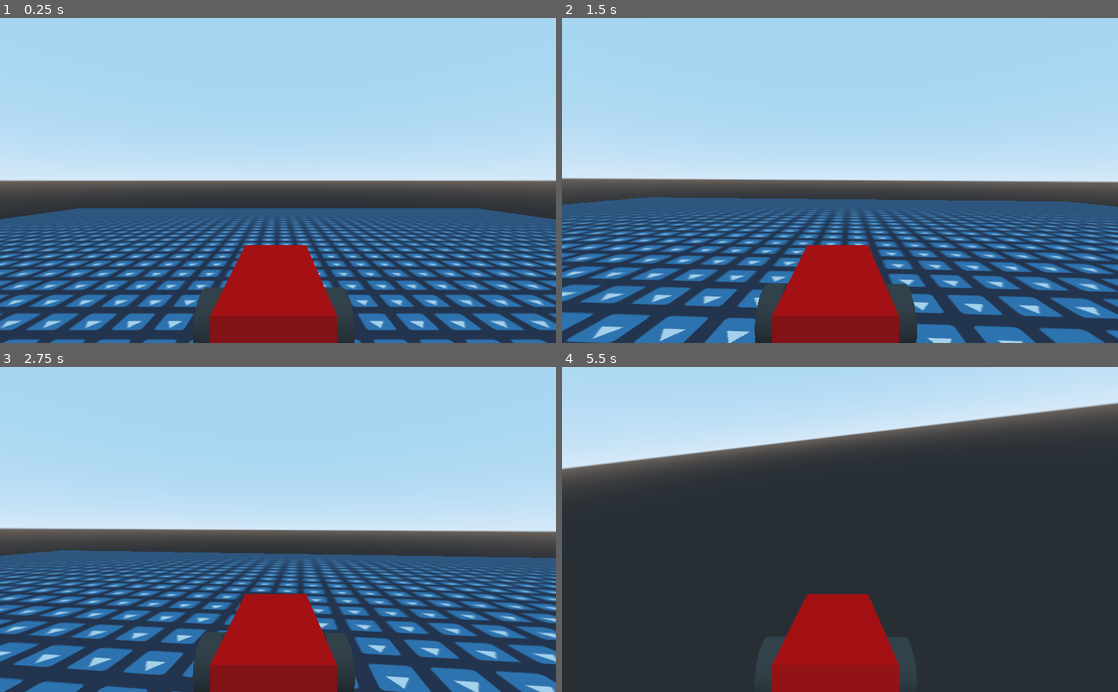
Above: before the commit, frames 1-4 (two rows, left to right).
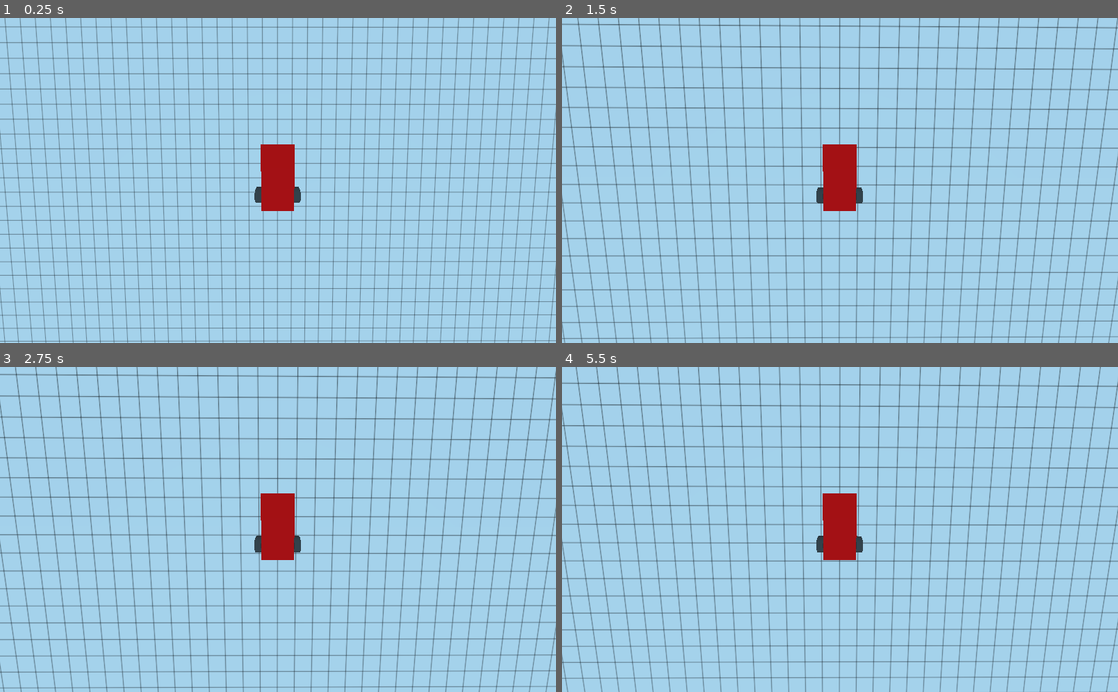
Above: after the commit, the same moments.

Repository: eellak/fossbot-web-simulator
Game: Godot game, scene res://Spatial.tscn
Same seed, same stepped clock (60 frames per second), same inputs: the game is played once before the commit and once after it. The project has no main scene, so this scene is started directly. The engine's default icon, where the game draws it, is replaced by a stand-in: a white triangle on a blue panel in a dark square.
Inputs:
- Up to frame 1 (0.25 s): no input
- Up to frame 2 (1.5 s): hold D (right) 0.53-1.28 s; hold S (back) from 1.28 s (still down)
- Up to frame 3 (2.75 s): release S (back) at 2.03 s; hold D (right) from 2.03 s (still down)
- Up to frame 4 (5.5 s): release D (right) at 2.78 s; hold W (forward) 2.78-3.53 s; hold A (left) 3.53-5.03 s; hold S (back) from 5.03 s (still down)

The runs differ from the first frame. In frame 1, 66% of the frame differs, in the area x 0-100%, y 0-100%; in frame 2, 65%; in frame 3, 65%; in frame 4, 92%.

Commit message:
caster lined up

Diff:
--- a/godot/Spatial.tscn
+++ b/godot/Spatial.tscn
@@ -1,18 +1,18 @@
 [gd_scene load_steps=12 format=2]
 
 [ext_resource path="res://car.gd" type="Script" id=1]
-[ext_resource path="res://icon.png" type="Texture" id=2]
+[ext_resource path="res://square.jpg" type="Texture" id=2]
 
 [sub_resource type="CubeMesh" id=1]
-size = Vector3( 50, 1, 50 )
+size = Vector3( 100, 1, 100 )
 
 [sub_resource type="SpatialMaterial" id=8]
 flags_world_triplanar = true
 albedo_texture = ExtResource( 2 )
 uv1_triplanar = true
 
-[sub_resource type="ConcavePolygonShape" id=5]
-data = PoolVector3Array( -25, 0.5, 25, 25, 0.5, 25, -25, -0.5, 25, 25, 0.5, 25, 25, -0.5, 25, -25, -0.5, 25, 25, 0.5, -25, -25, 0.5, -25, 25, -0.5, -25, -25, 0.5, -25, -25, -0.5, -25, 25, -0.5, -25, 25, 0.5, 25, 25, 0.5, -25, 25, -0.5, 25, 25, 0.5, -25, 25, -0.5, -25, 25, -0.5, 25, -25, 0.5, -25, -25, 0.5, 25, -25, -0.5, -25, -25, 0.5, 25, -25, -0.5, 25, -25, -0.5, -25, 25, 0.5, 25, -25, 0.5, 25, 25, 0.5, -25, -25, 0.5, 25, -25, 0.5, -25, 25, 0.5, -25, -25, -0.5, 25, 25, -0.5, 25, -25, -0.5, -25, 25, -0.5, 25, 25, -0.5, -25, -25, -0.5, -25 )
+[sub_resource type="ConcavePolygonShape" id=10]
+data = PoolVector3Array( -50, 0.5, 50, 50, 0.5, 50, -50, -0.5, 50, 50, 0.5, 50, 50, -0.5, 50, -50, -0.5, 50, 50, 0.5, -50, -50, 0.5, -50, 50, -0.5, -50, -50, 0.5, -50, -50, -0.5, -50, 50, -0.5, -50, 50, 0.5, 50, 50, 0.5, -50, 50, -0.5, 50, 50, 0.5, -50, 50, -0.5, -50, 50, -0.5, 50, -50, 0.5, -50, -50, 0.5, 50, -50, -0.5, -50, -50, 0.5, 50, -50, -0.5, 50, -50, -0.5, -50, 50, 0.5, 50, -50, 0.5, 50, 50, 0.5, -50, -50, 0.5, 50, -50, 0.5, -50, 50, 0.5, -50, -50, -0.5, 50, 50, -0.5, 50, -50, -0.5, -50, 50, -0.5, 50, 50, -0.5, -50, -50, -0.5, -50 )
 
 [sub_resource type="CubeMesh" id=2]
 size = Vector3( 1.5, 0.5, 3 )
@@ -46,21 +46,23 @@
 [node name="StaticBody" type="StaticBody" parent="ground"]
 
 [node name="CollisionShape" type="CollisionShape" parent="ground/StaticBody"]
-shape = SubResource( 5 )
+shape = SubResource( 10 )
 
-[node name="car" type="VehicleBody" parent="."]
-transform = Transform( 1, 0, 0, 0, 1, 0, 0, 0, 1, 0, 1.92306, 0 )
+[node name="fossbot" type="VehicleBody" parent="."]
+transform = Transform( 0.999999, 0, -0.0010472, 0, 1, 0, 0.0010472, 0, 0.999999, 0, 1.92306, 0 )
 script = ExtResource( 1 )
 
-[node name="car-body" type="MeshInstance" parent="car"]
+[node name="car-body" type="MeshInstance" parent="fossbot"]
+transform = Transform( 1, 0, 2.32831e-10, 0, 1, 0, -2.32831e-10, 0, 1, 0, 0, 0 )
 mesh = SubResource( 2 )
 material/0 = SubResource( 3 )
 
-[node name="CollisionShape" type="CollisionShape" parent="car"]
+[node name="CollisionShape" type="CollisionShape" parent="fossbot"]
+transform = Transform( 1, 0, 1.16415e-10, 0, 1, 0, -1.16415e-10, 0, 1, 0, 0, 0 )
 shape = SubResource( 4 )
 
-[node name="front-left-wheel" type="VehicleWheel" parent="car"]
-transform = Transform( 1, 0, 0, 0, 1, 0, 0, 0, 1, -0.0599183, -0.236948, 0.85 )
+[node name="caster-wheel" type="VehicleWheel" parent="fossbot"]
+transform = Transform( 1, 0, 1.62981e-09, 0, 1, 0, -1.62981e-09, 0, 1, -0.0143398, -0.236948, 0.849953 )
 use_as_steering = true
 wheel_radius = 0.2
 suspension_travel = 0.25
@@ -68,12 +70,12 @@
 damping_compression = 2.9
 damping_relaxation = 3.0
 
-[node name="MeshInstance" type="MeshInstance" parent="car/front-left-wheel"]
+[node name="MeshInstance" type="MeshInstance" parent="fossbot/caster-wheel"]
 transform = Transform( -4.37114e-08, -1, 0, 1, -4.37114e-08, 0, 0, 0, 1, 0, 0, 0 )
 mesh = SubResource( 9 )
 material/0 = SubResource( 7 )
 
-[node name="back-left-wheel" type="VehicleWheel" parent="car"]
+[node name="back-left-wheel" type="VehicleWheel" parent="fossbot"]
 transform = Transform( 1, 0, 0, 0, 1, 0, 0, 0, 1, 0.9, 0, -0.85 )
 use_as_traction = true
 wheel_radius = 0.4
@@ -82,12 +84,12 @@
 damping_compression = 1.9
 damping_relaxation = 2.0
 
-[node name="MeshInstance" type="MeshInstance" parent="car/back-left-wheel"]
+[node name="MeshInstance" type="MeshInstance" parent="fossbot/back-left-wheel"]
 transform = Transform( -4.37114e-08, -1, 0, 1, -4.37114e-08, 0, 0, 0, 1, 0, 0, 0 )
 mesh = SubResource( 6 )
 material/0 = SubResource( 7 )
 
-[node name="back-right-wheel" type="VehicleWheel" parent="car"]
+[node name="back-right-wheel" type="VehicleWheel" parent="fossbot"]
 transform = Transform( 1, 0, 0, 0, 1, 0, 0, 0, 1, -0.9, 0, -0.85 )
 use_as_traction = true
 wheel_radius = 0.4
@@ -96,10 +98,11 @@
 damping_compression = 1.9
 damping_relaxation = 2.0
 
-[node name="MeshInstance" type="MeshInstance" parent="car/back-right-wheel"]
+[node name="MeshInstance" type="MeshInstance" parent="fossbot/back-right-wheel"]
 transform = Transform( -4.37114e-08, -1, 0, 1, -4.37114e-08, 0, 0, 0, 1, 0, 0, 0 )
 mesh = SubResource( 6 )
 material/0 = SubResource( 7 )
 
-[node name="Camera" type="Camera" parent="car"]
-transform = Transform( -1, 0, -8.74228e-08, 0, 1, 0, 8.74228e-08, 0, -1, -0.0542784, 1.84965, -4.24511 )
+[node name="Camera" type="Camera" parent="fossbot"]
+transform = Transform( -1, 0.00108891, 0.000529686, 0.000502195, -0.025094, 0.999685, 0.00110186, 0.999685, 0.0250935, -0.0115578, 3.70562, -0.027037 )
+fov = 129.375
--- a/godot/car.gd
+++ b/godot/car.gd
@@ -2,7 +2,7 @@
 
 var steer = 0
 var max_torque = 100
-var max_rpm = 500
+var max_rpm = 100
 
 func _physics_process(delta):
 	# input func returns -1 and 1
@@ -10,6 +10,6 @@
 	#steering = steer
 	var acceleration = Input.get_axis("back", "forward")
 	var rpm = abs($"back-left-wheel".get_rpm())
-	$"back-left-wheel".engine_force = 0.5 * max_torque * (1 - rpm / max_rpm)
+	$"back-left-wheel".engine_force = 1 * max_torque * (1 - rpm / max_rpm)
 	rpm = abs($"back-right-wheel".get_rpm())
 	$"back-right-wheel".engine_force = 1 * max_torque * (1 - rpm / max_rpm)
Binary file added: godot/square.jpg
Not shown, added: godot/square.jpg.import
